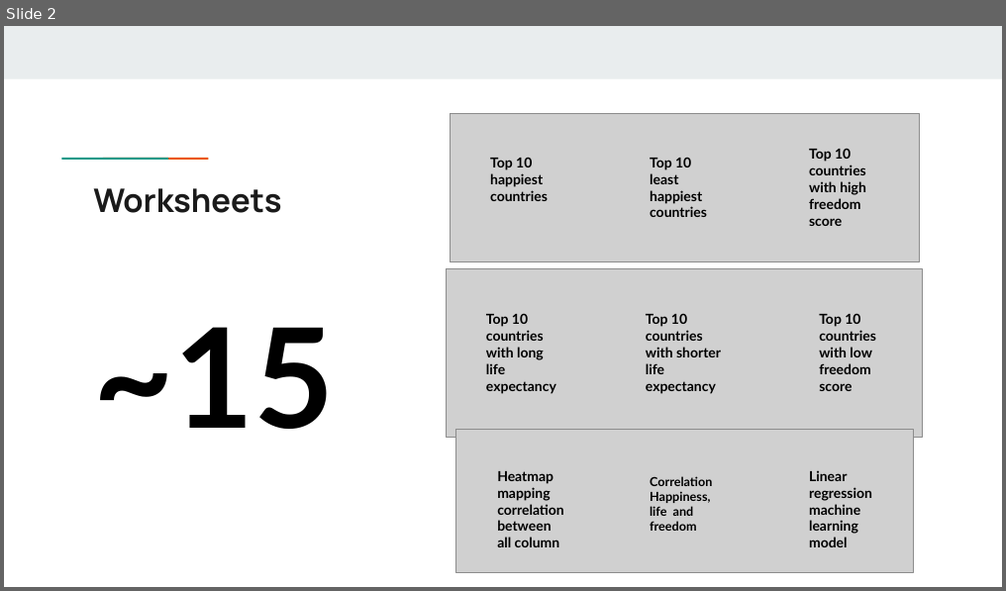
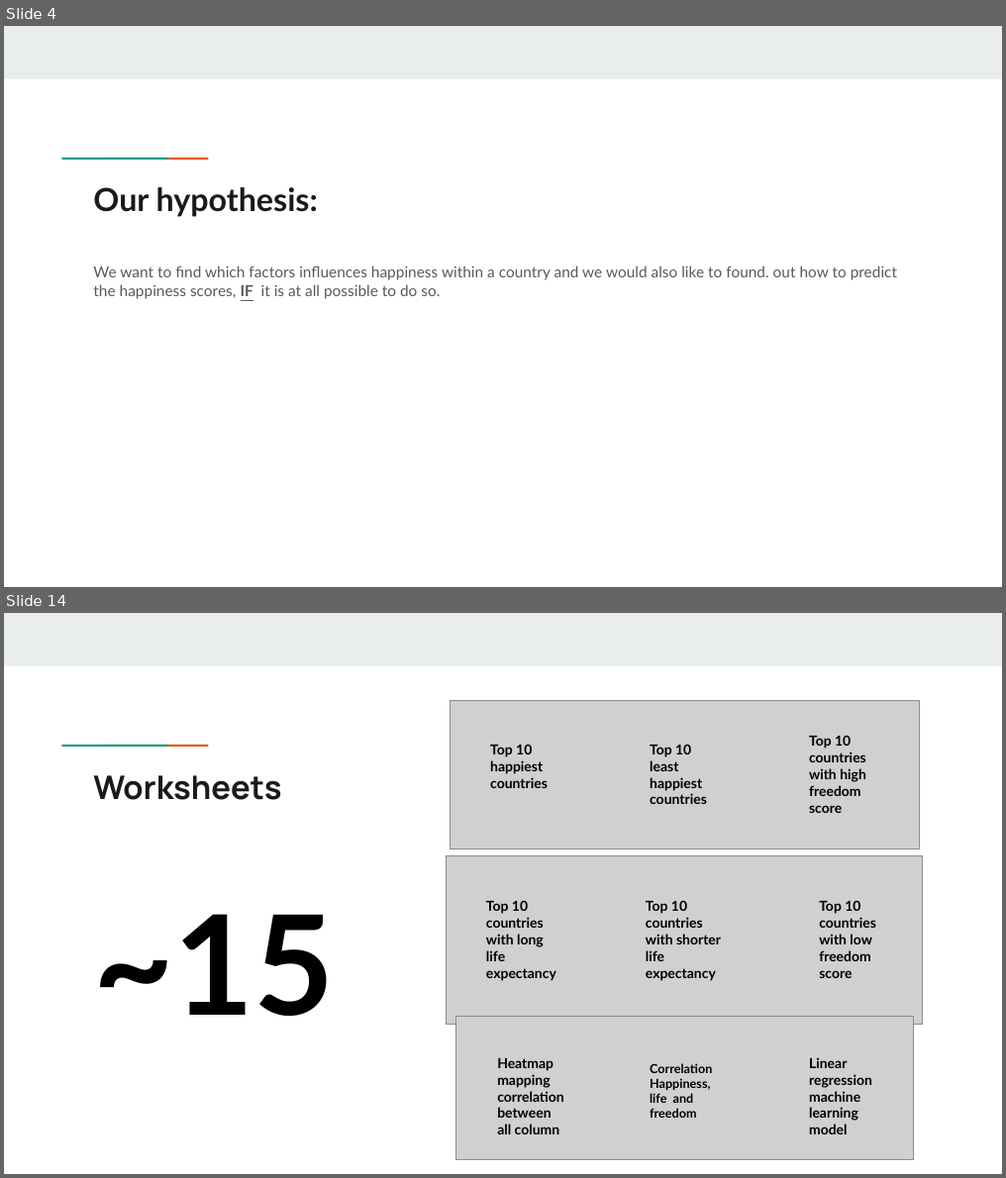
Before and after one commit to GloriaY007/Final-Group-Project-, a slide deck: Resources/Can we predict happiness.pptx. Shown one above the other, each under a label of ours: slide 2 before the commit, slides 4 and 14 after it; the slides between them are not shown. The pictures are 1006x591 and 1006x1178 pixels, drawn with LibreOffice and Linux fonts; fonts in the diff are those of the drawing; grey boxes stand for pictures. Boxes give left, top, right and bottom in pixels: in the first picture for what was removed or moved away, otherwise in the second. Text is boxed around its words. In the diff, an @@ line names an element or a change of style, - is before the commit and + after.

```diff
--- a/Resources/Can we predict happiness.pptx
+++ b/Resources/Can we predict happiness.pptx
@@ slide 4 added at (4,26,1002,587), background #FFFFFF; not listed: 3 template elements that a slide beside it also shows @@
@@ title added at (93,187,318,217), 23 pt, text #1A1A1A, bold @@
+Our hypothesis:
@@ text added at (93,266,897,299), 11 pt, text #595959 @@
+We want to find which factors influences happiness within a country and we would also like to found. out how to predict the happiness scores, IF it is at all possible to do so.
@@ what was slide 2 is now slide 14 @@
```
Also in this commit, not shown: 1 slide changed, 13 other slides added.
